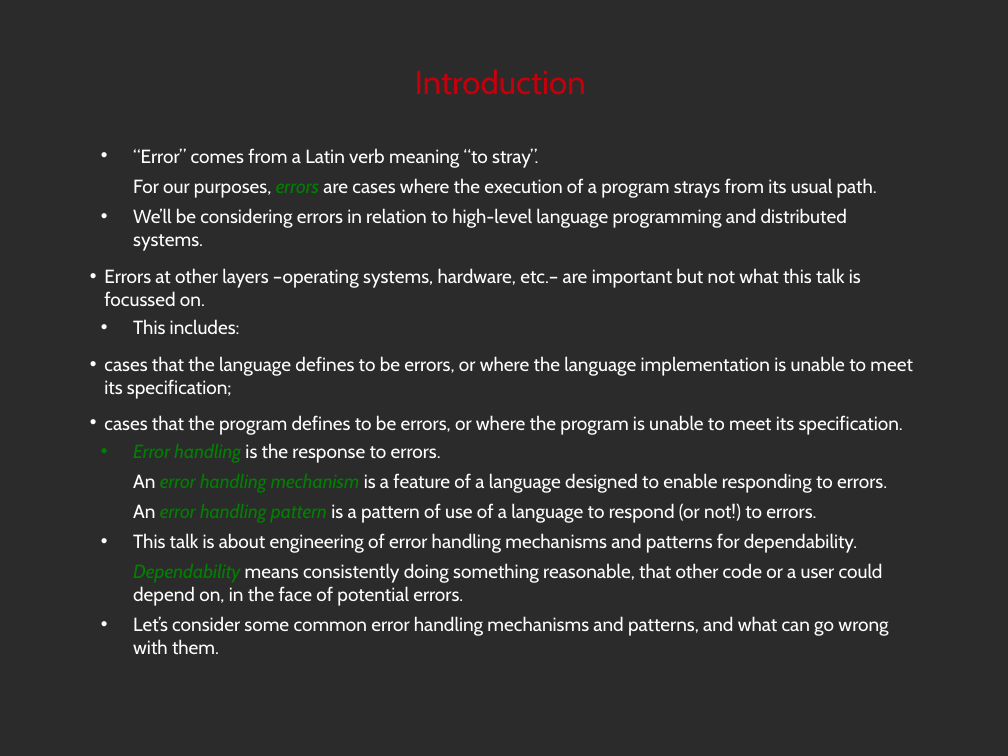
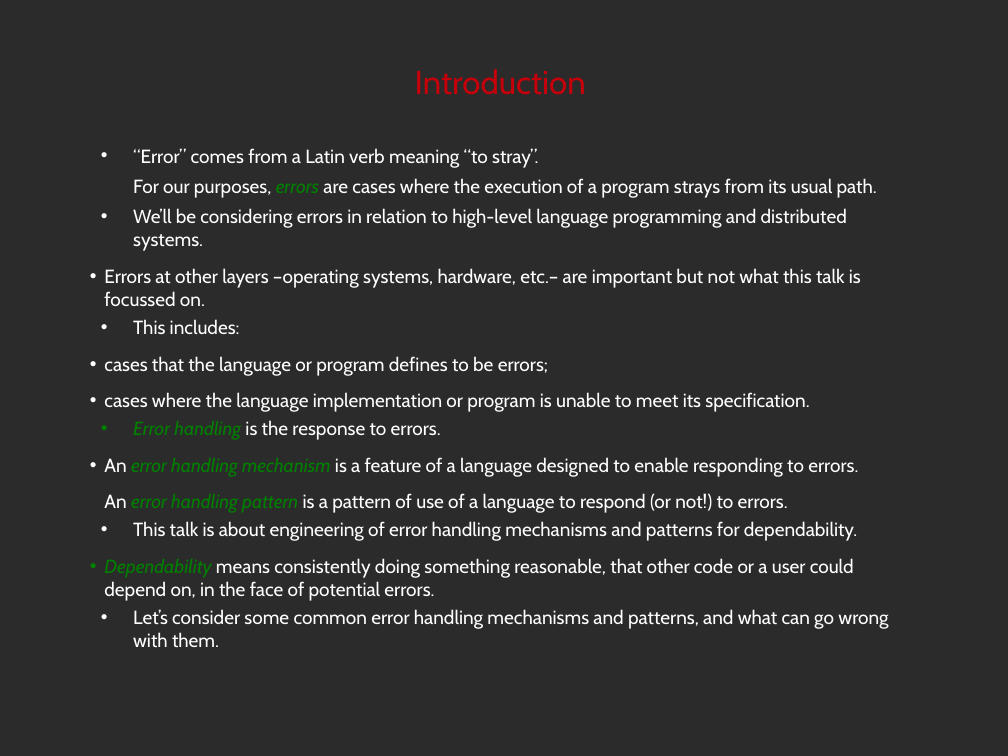
Before and after one commit to noether-lang/noether, a slide deck: slide 4 of doc/presentations/StrangeLoop2014/handling.odp. Drawn at 1008x756 pixels with LibreOffice and Linux fonts; fonts in the diff are those of the drawing; background and template pictures are left out; a plain dark background stands for a picture behind light text. Boxes give left, top, right and bottom in pixels: in the first picture for what was removed or moved away, otherwise in the second. Text is boxed around its words. In the diff, an @@ line names an element or a change of style, - is before the commit and + after.

```diff
--- a/doc/presentations/StrangeLoop2014/handling.odp
+++ b/doc/presentations/StrangeLoop2014/handling.odp
@@ text at [104, 356, 809, 412]: text changed @@
-  • cases that the language defines to be errors, or where the language implementation is unable to meet its specification;
-  • cases that the program defines to be errors, or where the program is unable to meet its specification.
+  • cases that the language or program defines to be errors;
+  • cases where the language implementation or program is unable to meet its specification.
@@ text at [104, 457, 858, 601]: bullet none to •; list level 1 to 2 in "An error handling mechanism is ..."; list level 1 to 2 in "An error handling pattern is ..."; list level 1 to 2 in "Dependability means consistently doing something ..." @@
```
Also in this commit, not shown: 25 other slides changed, 1 slide added, 6 slides removed, 3 other files.
